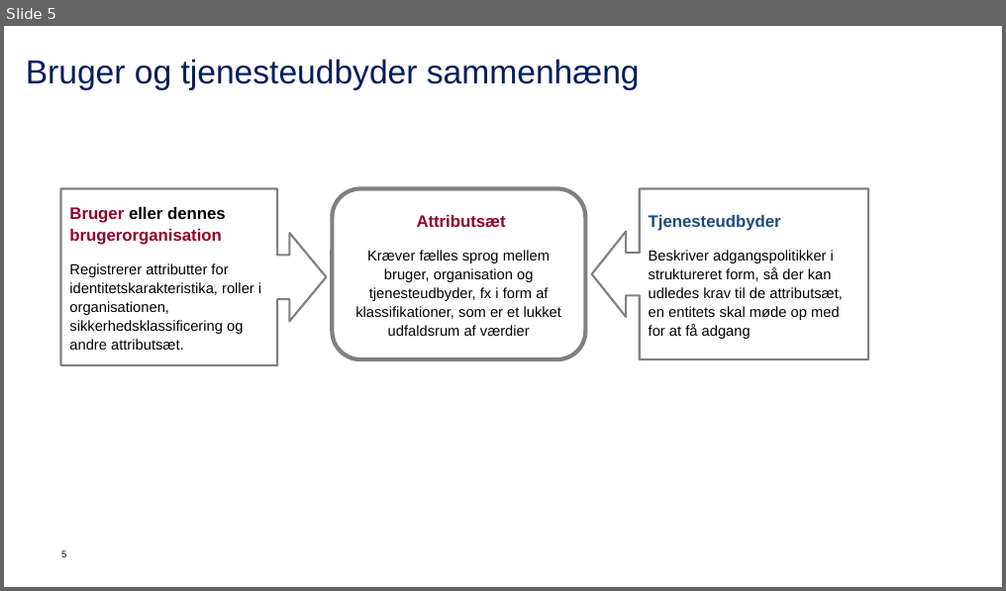
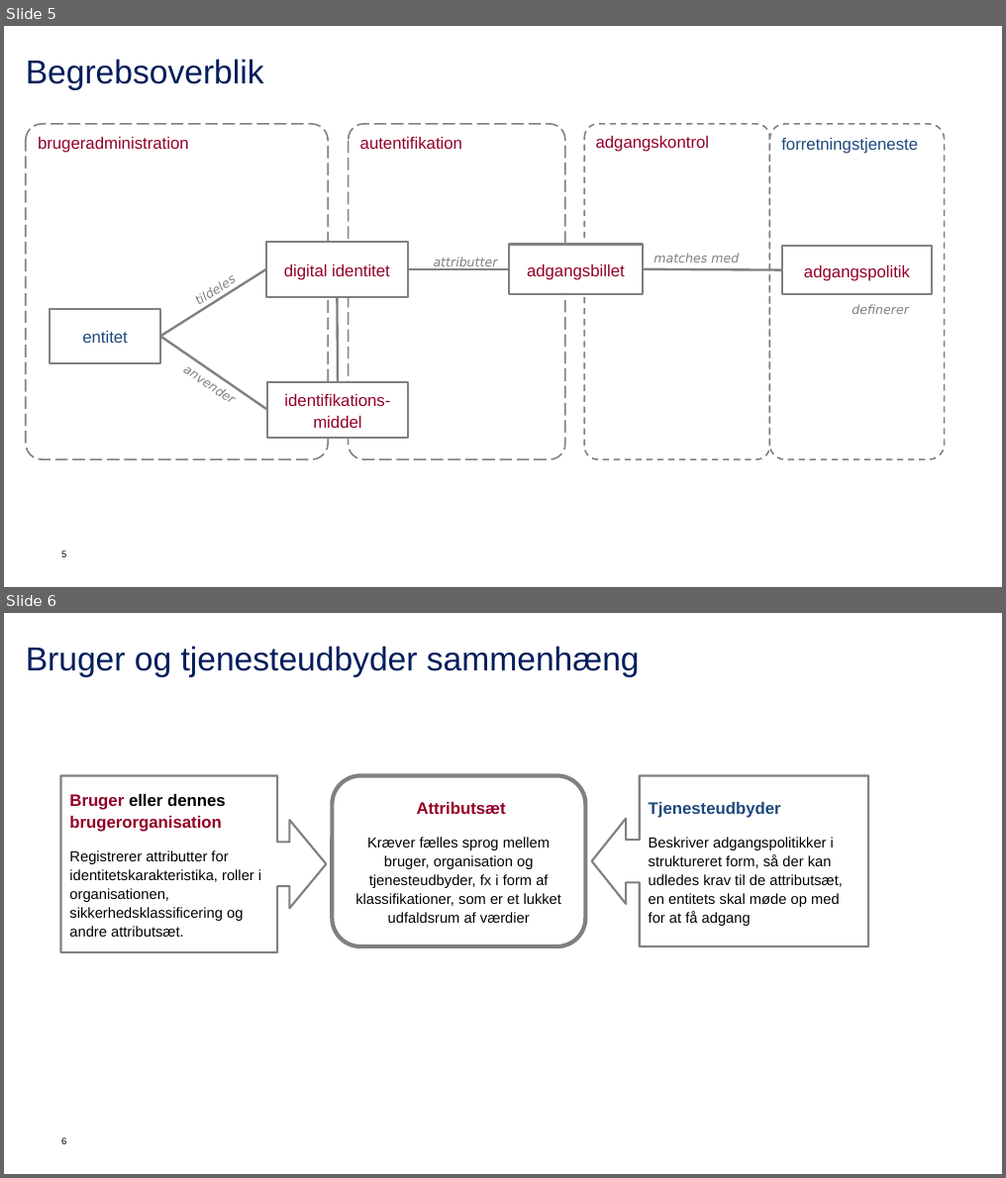
Before and after one commit to digst/trust, a slide deck: Figurer.pptx. Shown one above the other, each under a label of ours: slide 5 before the commit, slides 5 and 6 after it. The pictures are 1006x591 and 1006x1178 pixels, drawn with LibreOffice and Linux fonts; fonts in the diff are those of the drawing; background and template pictures are left out. Boxes give left, top, right and bottom in pixels: in the first picture for what was removed or moved away, otherwise in the second. Text is boxed around its words. In the diff, an @@ line names an element or a change of style, - is before the commit and + after.

```diff
--- a/Figurer.pptx
+++ b/Figurer.pptx
@@ slide 5 added at (4,26,1002,587), background #FFFFFF; not listed: 1 template element that a slide beside it also shows @@
@@ title added at (26,59,264,90), 32 pt, text #031D5C @@
+Begrebsoverblik
@@ rounded rectangle added at (26,124,328,461), outline #808080 1.5 pt dashed, 16 pt, text #940027 @@
+brugeradministration
@@ rounded rectangle added at (349,124,565,461), outline #808080 1.5 pt dashed, 16 pt, text #940027 @@
+autentifikation
@@ rounded rectangle added at (585,124,770,461), outline #808080 1.5 pt dashed, 16 pt, text #940027 @@
+adgangskontrol
@@ rounded rectangle added at (770,124,944,461), fill #FFFFFF, outline #808080 1.5 pt dashed, 16 pt, text #1F497D @@
+forretningstjeneste
@@ text added at (166,256,259,323), 12 pt, text #808080, italic @@
+tildeles
@@ rectangle added at (266,242,408,297), fill #FFFFFF, outline #808080 2 pt, 16 pt, text #940027 @@
+digital identitet
@@ text added at (434,257,498,271), 12 pt, text #808080, italic @@
+attributter
@@ rectangle added at (509,245,643,294), fill #FFFFFF, outline #808080 2 pt, 16 pt, text #940027 @@
+adgangsbillet
@@ text added at (653,253,739,263), 12 pt, text #808080, italic @@
+matches med
@@ rectangle added at (782,246,932,294), fill #FFFFFF, outline #808080 2 pt, 16 pt, text #940027 @@
+adgangspolitik
@@ line added from (160, 337) to (266, 270), #808080 2.25 pt @@
@@ line added from (408, 270) to (509, 270), #808080 2.25 pt @@
@@ line added from (643, 270) to (782, 271), #808080 2.25 pt @@
@@ rectangle added at (50,309,160,365), fill #FFFFFF, outline #808080 2 pt, 16 pt, text #1F497D @@
+entitet
@@ line added from (338, 382) to (338, 297), #808080 2.25 pt @@
@@ text added at (851,304,909,314), 12 pt, text #808080, italic @@
+definerer
@@ line added from (160, 337) to (267, 410), #808080 2.25 pt @@
@@ text added at (162,348,255,417), 12 pt, text #808080, italic @@
+anvender
@@ rectangle added at (267,382,408,438), fill #FFFFFF, outline #808080 2 pt, 16 pt, text #940027 @@
+identifikations-middel
@@ what was slide 5 is now slide 6 @@
```
Also in this commit, not shown: 1 other file.
